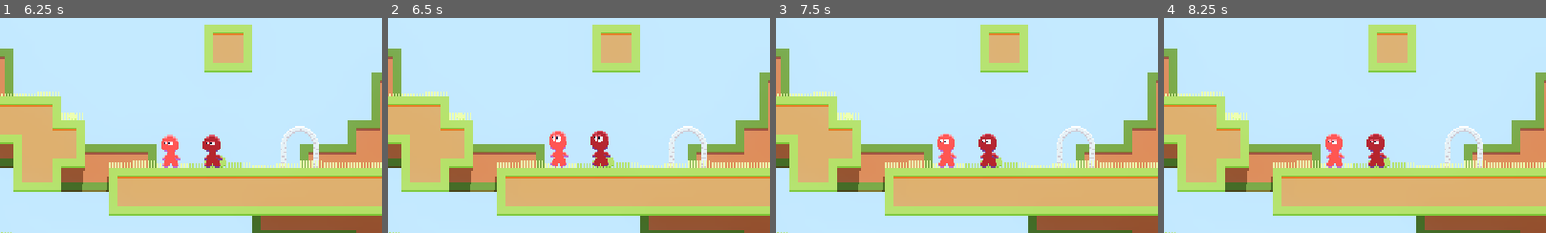
Above: before the commit, frames 1-4 (left to right).
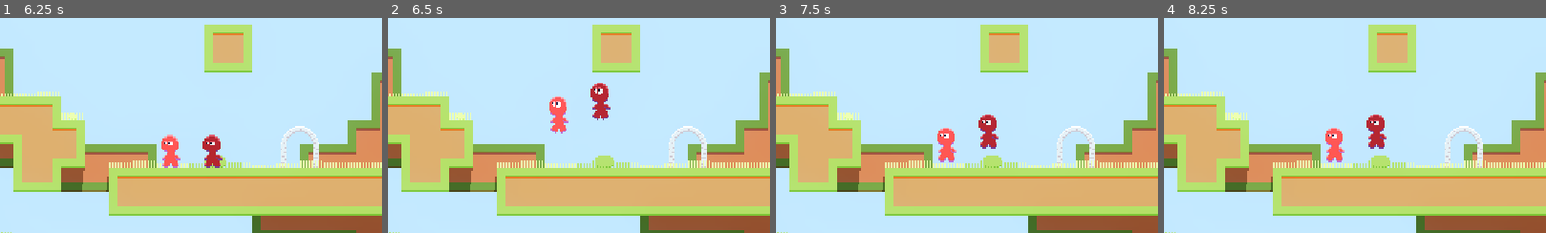
Above: after the commit, the same moments.

Repository: JohannesKoenig/fire-and-water
Game: Godot game, scene res://scenes/menu/main_menu.tscn
The game is run twice, just before and just after one commit, with the same random seed, the same clock (stepped at 60 frames per second) and the same inputs.
Inputs:
- Up to frame 1 (6.25 s): click "Start" at 0.5 s; click "Menu" at 1.25 s; click "Continue" at 2 s; tap Enter at 2.75 s
- Up to frame 2 (6.5 s): tap R (restart, bound only after the commit) at 6.4 s
- Up to frame 3 (7.5 s): tap R (restart, bound only after the commit) at 7.25 s
- Up to frame 4 (8.25 s): tap R (restart, bound only after the commit) at 8 s
The pictures show only the part of the screen within x 40-90%, y 1-51%; the shares and areas given below are measured in that part.

Frame 1 is identical in both runs. In frame 2, 2.5% of the frame differs, in the area x 42-59%, y 30-70%; in frame 3, 1.3%; in frame 4, 1.3%.

Commit message:
add restart on r

Diff:
--- a/game/project.godot
+++ b/game/project.godot
@@ -57,6 +57,11 @@
 "events": [Object(InputEventKey,"resource_local_to_scene":false,"resource_name":"","device":-1,"window_id":0,"alt_press …(182 unchanged characters)…
 ]
 }
+restart={
+"deadzone": 0.5,
+"events": [Object(InputEventKey,"resource_local_to_scene":false,"resource_name":"","device":-1,"window_id":0,"alt_pressed":false,"shift_pressed":false,"ctrl_pressed":false,"meta_pressed":false,"pressed":false,"keycode":0,"physical_keycode":82,"key_label":0,"unicode":114,"echo":false,"script":null)
+]
+}
 
 [layer_names]
 
--- a/game/scenes/terrain_demo.tscn
+++ b/game/scenes/terrain_demo.tscn
@@ -1,5 +1,4 @@
-
-[gd_scene load_steps=20 format=3 uid="uid://djwa6w5ny08gl"]
+[gd_scene load_steps=21 format=3 uid="uid://djwa6w5ny08gl"]
 
 [ext_resource type="Texture2D" uid="uid://bi156k0qloptu" path="res://assets/tilesets/tiles.png" id="1_ddc6t"]
 [ext_resource type="PackedScene" uid="uid://dqjsv5xo7je51" path="res://scenes/puzzle_elements/spikes/spikes.tscn" id="2_1tddb"]
@@ -238,7 +237,6 @@
 
 [node name="DirectionalLightBackground" type="DirectionalLight2D" parent="."]
 rotation = 0.111701
-scale = Vector2(1, 1)
 energy = 0.8
 
 [node name="PointLight2D" type="PointLight2D" parent="."]
--- a/game/scripts/meta_progression.gd
+++ b/game/scripts/meta_progression.gd
@@ -25,6 +25,9 @@
 	load_level(current_level)
 
 func _process(delta):
+	if Input.is_action_just_pressed("restart"):
+		reset_level()
+
 	if current_level_scene and current_level_scene.is_finished():
 		var next_level_name = level_transitions.get_next_level(current_level_scene.level_name)[0]
 		load_level(next_level_name)
